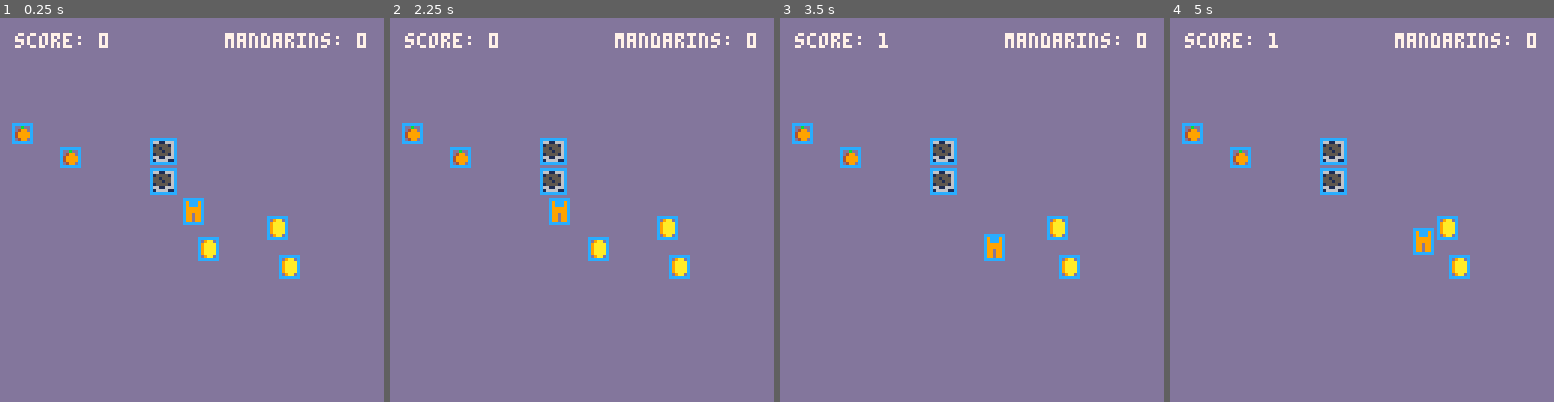
Above: before the commit, frames 1-4 (left to right).
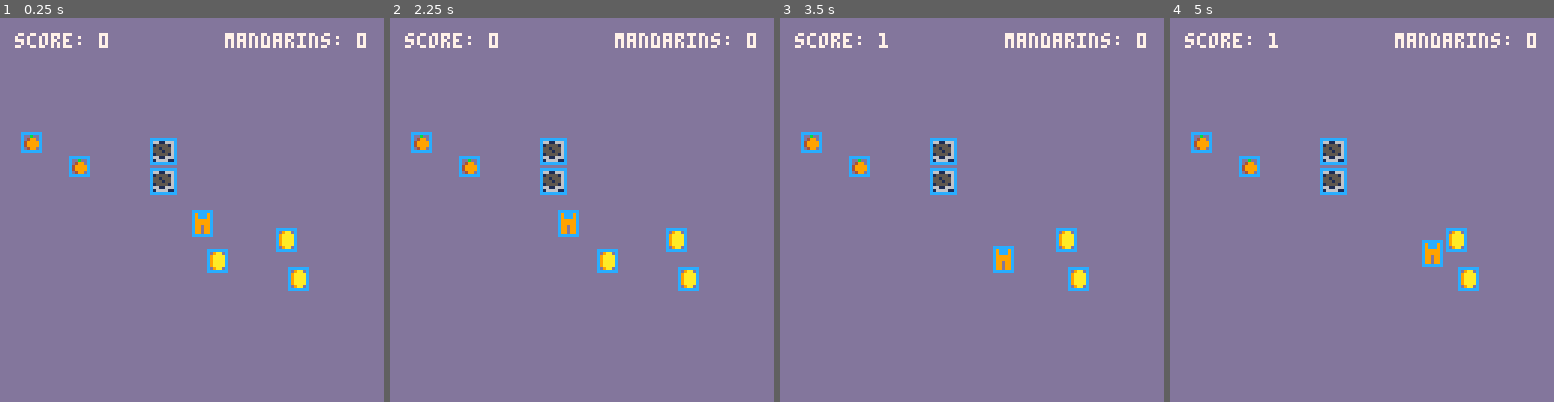
Above: after the commit, the same moments.

Repository: Thomasjkeel/first-game
Game: PICO-8 cartridge test_first_game.p8
Same seed, same stepped clock (60 frames per second), same inputs: the game is played once before the commit and once after it.
Inputs:
- Up to frame 1 (0.25 s): no input
- Up to frame 2 (2.25 s): hold Left from 1.97 s (still down)
- Up to frame 3 (3.5 s): release Left at 2.37 s; hold Down 2.42-2.82 s; hold Right from 2.87 s (still down)
- Up to frame 4 (5 s): release Right at 3.53 s; hold Up 3.58-4.08 s; hold Right 4.13-4.53 s; hold Down from 4.58 s (still down)

The runs differ from the first frame. In frame 1, 3.0% of the frame differs, in the area x 3-81%, y 27-72%; in frame 2, 3.0%; in frame 3, 2.5%; in frame 4, 2.5%.

Commit message:
add initial block collision

Diff:
--- a/test_first_game.p8
+++ b/test_first_game.p8
@@ -24,9 +24,9 @@
   move_speed=1,
   mandarin_alligned=false,
   draw=function(self)
-   spr(1, self.x-3, self.y-4)
+   spr(1, self.x, self.y)
    -- circ(self.x,self.y,self.radius,12)
-   rect(self.x-3,self.y-4,self.x-3+self.width,self.y-4+self.height, 12)
+   rect(self.x,self.y,self.x+self.width,self.y+self.height, 12)
   end,
   update=function(self)
    if btn(0) then
@@ -45,7 +45,8 @@
    -- check hit detection
   check_collision=function(self,other)
     -- collect the other (coin or mandarin)
-   if not other.iscollected and circ_overlapping(self.x,self.y,self.radius,other.x,other.y,other.radius) then
+   -- if not other.iscollected and circ_overlapping(self.x,self.y,self.radius,other.x,other.y,other.radius) then
+   if not other.iscollected and rect_overlapping(self.x,self.y,self.x+self.width,self.y+self.height,other.x,other.y,other.x+other.width,other.y+other.height) then
     other.iscollected=true
     if other.name == "coin" then
      sfx(0)
@@ -55,6 +56,15 @@
      mandarin_score+=1
     end
    end
+ end,
+
+ check_for_block_collision=function(self, block)
+  if bounding_boxes_overlapping(self,block) then
+   -- pal(9,12)
+   self.x+=1
+   -- self.y+=1
+  end
+
  end
  }
  -- coin
@@ -88,6 +98,7 @@
  end
  for block in all(blocks) do
   block:update()
+  player:check_for_block_collision(block)
  end
 end
 
@@ -125,9 +136,9 @@
   end,
   draw=function(self)
    if not self.iscollected then
-    spr(3, self.x-3, self.y-4)
+    spr(3, self.x, self.y)
     -- circ(self.x,self.y,self.radius,12)
-    rect(self.x-3,self.y-4,self.x-3+self.width,self.y-4+self.height,12)
+    rect(self.x,self.y,self.x+self.width,self.y+self.height,12)
    end
   end
  }
@@ -147,9 +158,9 @@
   end,
   draw=function(self)
    if not self.iscollected then
-    spr(4, self.x-3, self.y-3)
+    spr(4, self.x, self.y)
     -- circ(self.x,self.y,self.radius,12)
-    rect(self.x-3,self.y-3,self.x-3+self.width,self.y-3+self.height,12)
+    rect(self.x,self.y,self.x+self.width,self.y+self.height,12)
    end
   end
  }
@@ -177,7 +188,7 @@
  return max1>min2 and max2>min1
 end
 
-function rect_overlapping(left1,right1,top1,bottom1,left2,right2,top2,bottom2)
+function rect_overlapping(left1,top1,right1,bottom1,left2,top2,right2,bottom2)
  return lines_overlapping(left1,right1,left2,right2) and lines_overlapping(top1,bottom1,top2,bottom2)
 end
 
@@ -185,6 +196,10 @@
  local dx=mid(-100,x2-x1,100)
  local dy=mid(-100,y2-y1,100)
  return dx*dx+dy*dy<(r1+r2)*(r1+r2)
+end
+
+function bounding_boxes_overlapping(obj1,obj2)
+ return rect_overlapping(obj1.x,obj1.y,obj1.x+obj1.width,obj1.y+obj1.height,obj2.x,obj2.y,obj2.x+obj2.width,obj2.y+obj2.height)
 end
 
 __gfx__
